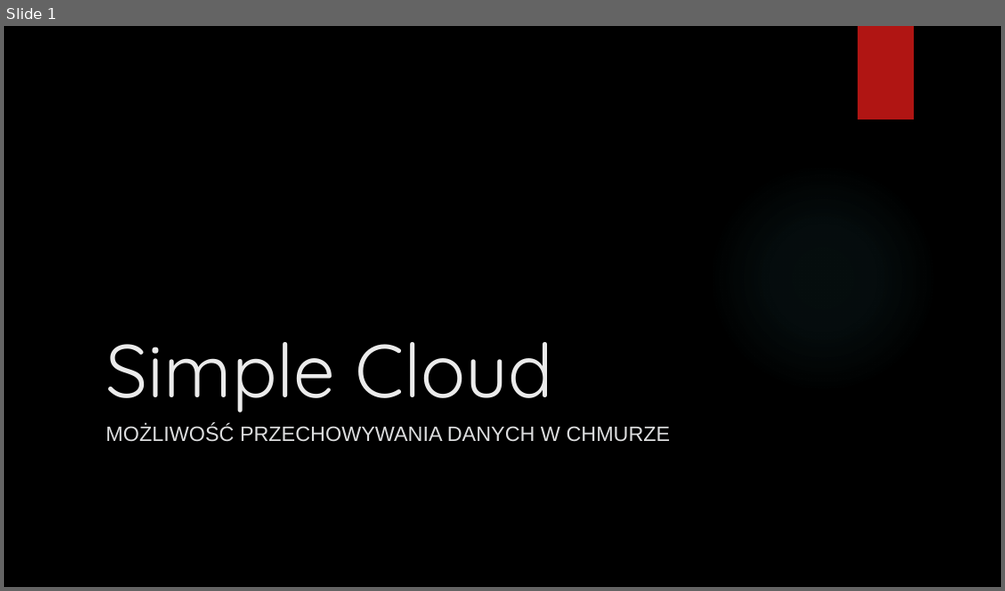
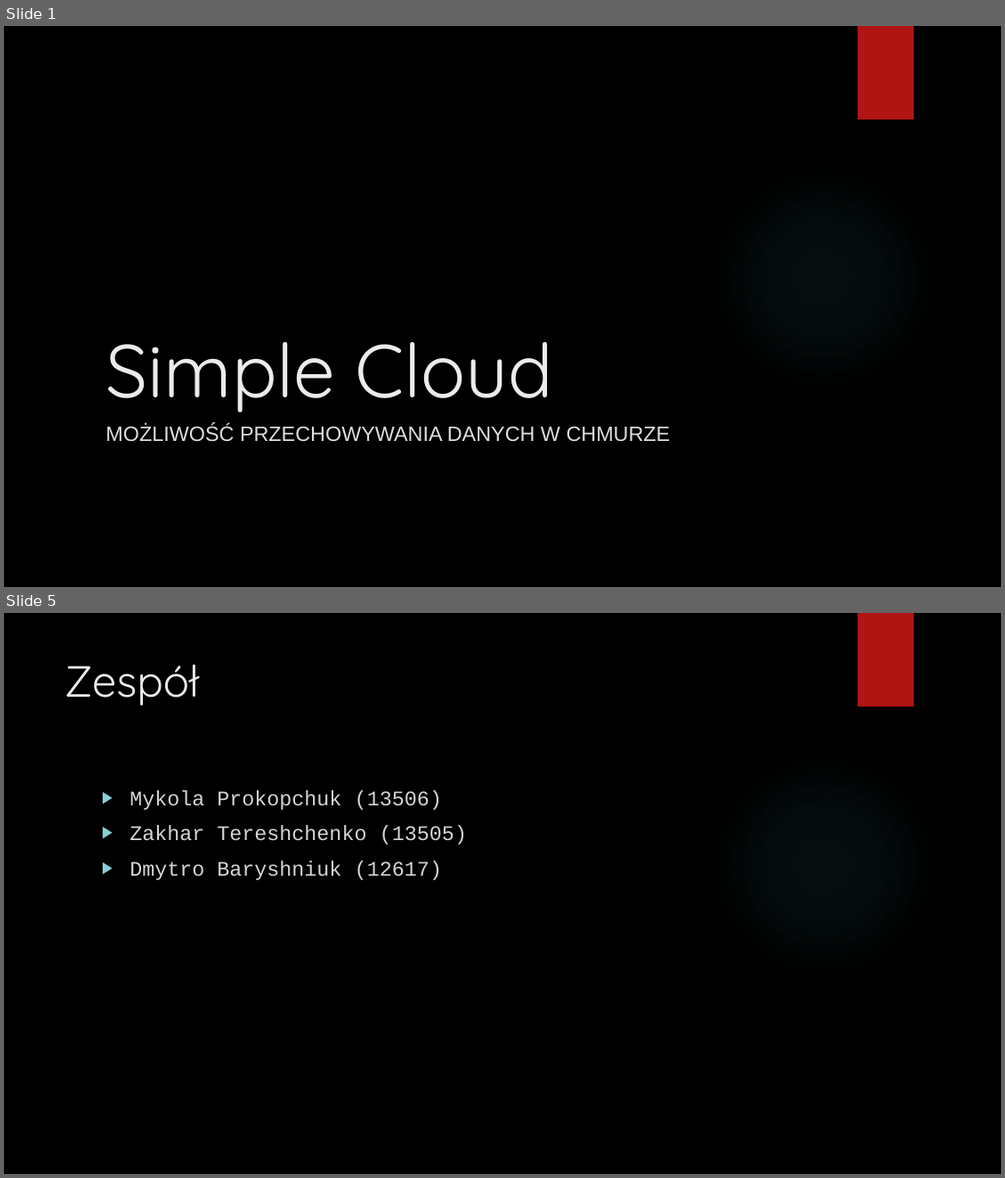
Before and after one commit to Flittis/SimpleCloud, a slide deck: SimpleCloud.pptx. Shown one above the other, each under a label of ours: slide 1 before the commit, slides 1 and 5 after it; the slides between them are not shown. The pictures are 1005x591 and 1005x1178 pixels, drawn with LibreOffice and Linux fonts; fonts in the diff are those of the drawing; background and template pictures are left out. Boxes give left, top, right and bottom in pixels: in the first picture for what was removed or moved away, otherwise in the second. Text is boxed around its words. In the diff, an @@ line names an element or a change of style, - is before the commit and + after.

```diff
--- a/SimpleCloud.pptx
+++ b/SimpleCloud.pptx
@@ slide 5 added at [4,613,1001,1174], background picture (left out); not listed: 2 template elements that a slide beside it also shows @@
@@ title added at [65,664,199,706], 42 pt, text #EBEBEB @@
+Zespół
@@ text added at [129,790,468,880], 20 pt, text #D4D4D4 @@
+▶ Mykola Prokopchuk (13506)
+▶ Zakhar Tereshchenko (13505)
+▶ Dmytro Baryshniuk (12617)
```
Also in this commit, not shown: 1 slide changed, 2 other slides added.
